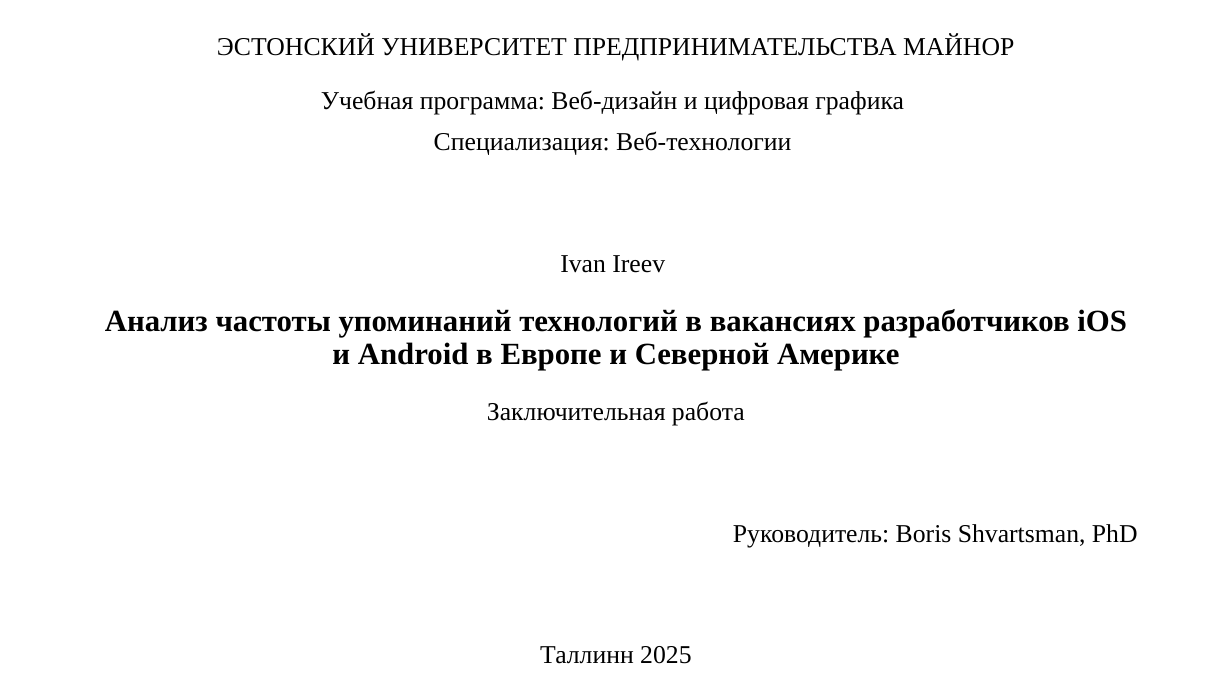
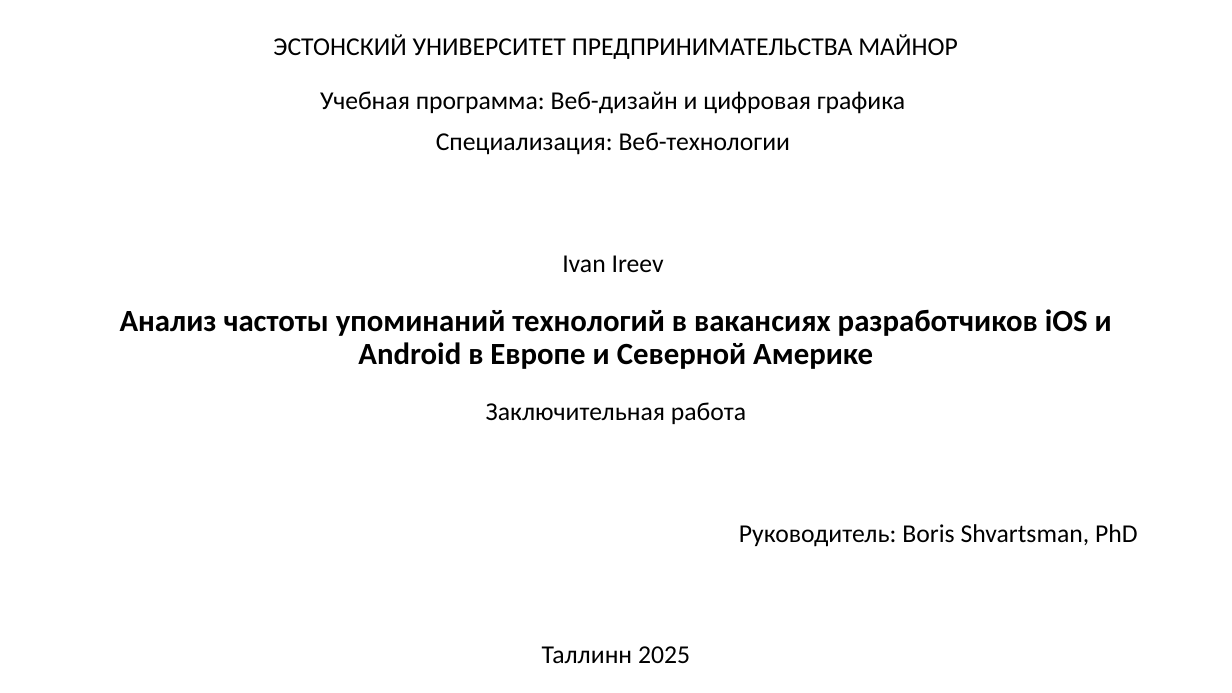
Before and after one commit to S0la1re/Research-work-new, a slide deck: slide 1 of Presentations of Bachelor's theses.pptx. Drawn at 1232x693 pixels with LibreOffice and Linux fonts; fonts in the diff are those of the drawing. Boxes give left, top, right and bottom in pixels: in the first picture for what was removed or moved away, otherwise in the second. Text is boxed around its words. In the diff, an @@ line names an element or a change of style, - is before the commit and + after.

```diff
--- a/Presentations of Bachelor's theses.pptx
+++ b/Presentations of Bachelor's theses.pptx
@@ text "ЭСТОНСКИЙ УНИВЕРСИТЕТ ПРЕДПРИНИМАТЕЛЬСТВА МАЙНОР" at box(120, 34, 1138, 663): font Times New Roman to Calibri @@
```
Also in this commit, not shown: 7 other slides changed, 1 slide added, 1 slide removed.
